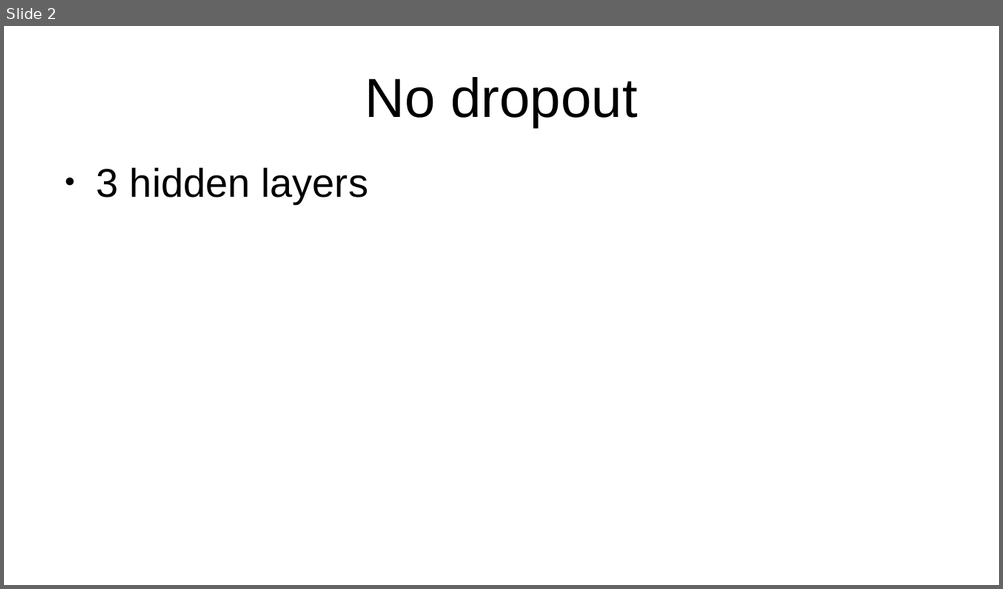
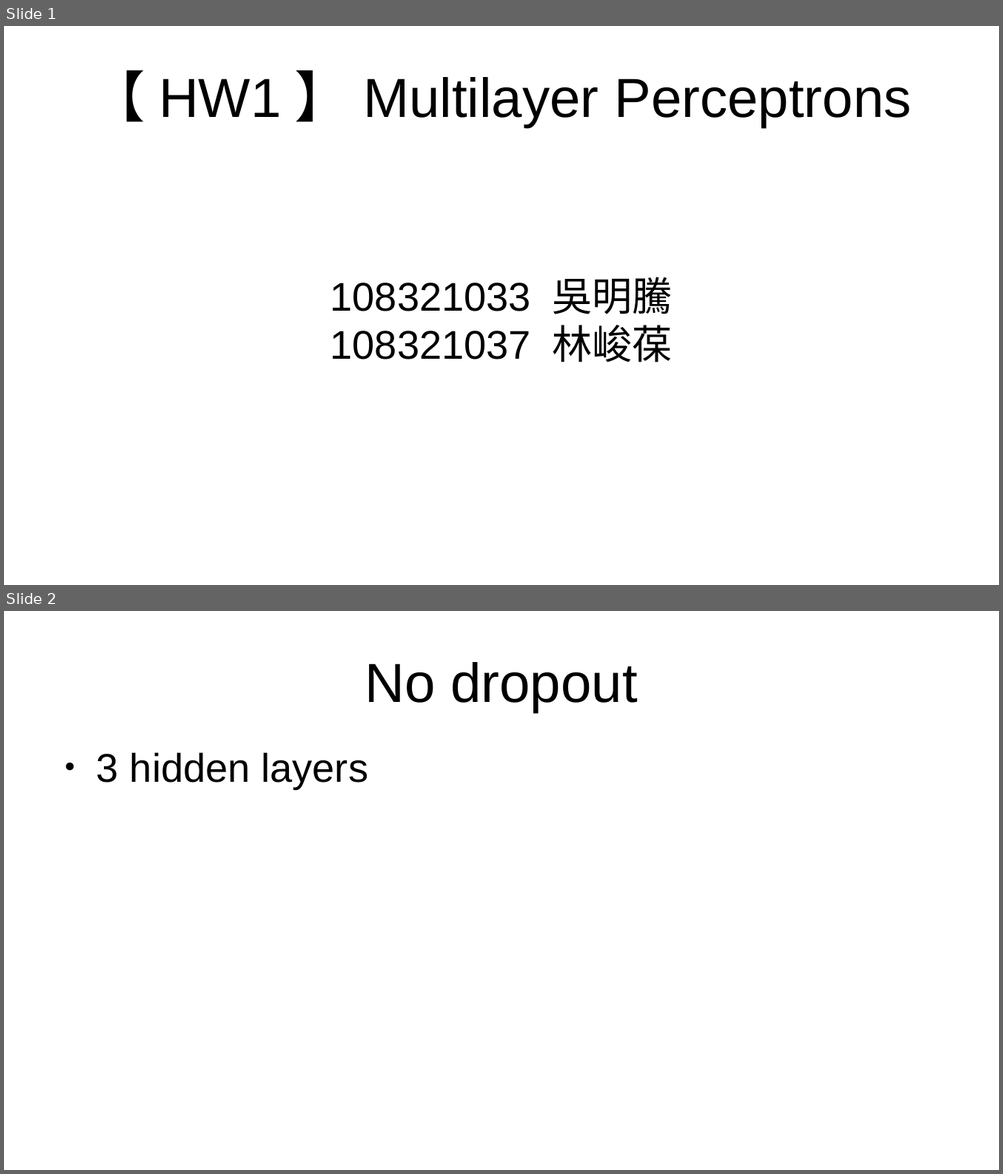
Before and after one commit to MinTimmy/MXNET, a slide deck: softmax/Report1.odp. Shown one above the other, each under a label of ours: slide 2 before the commit, slides 1 and 2 after it. The pictures are 1003x589 and 1003x1174 pixels, drawn with LibreOffice and Linux fonts; fonts in the diff are those of the drawing. Boxes give left, top, right and bottom in pixels: in the first picture for what was removed or moved away, otherwise in the second. Text is boxed around its words. In the diff, an @@ line names an element or a change of style, - is before the commit and + after.

```diff
--- a/softmax/Report1.odp
+++ b/softmax/Report1.odp
@@ slide 1 added at box(4, 26, 999, 585), background #FFFFFF @@
@@ title added at box(91, 70, 910, 127), 44 pt, text #000000 @@
+【HW1】Multilayer Perceptrons
@@ subtitle added at box(330, 277, 672, 363), 32 pt, text #000000 @@
+108321033 吳明騰
+108321037 林峻葆
```
Also in this commit, not shown: 1 slide changed, 3 other slides added, 1 slide removed, 7 other files.
